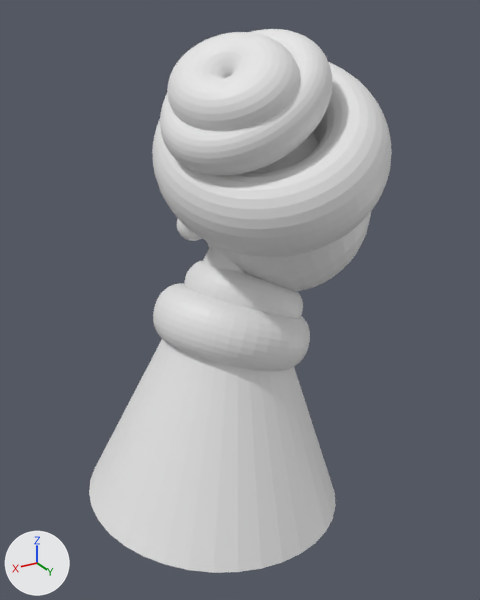
The Blender file project.blend as it was, and as the next commit left it.
Rendered twice from a 50 mm lens placed at (3.75, 6.17, 2.32), pointed at (0.18, 0.21, -0.66). Lighting does not change. The marker at lower left points along +X, +Y and +Z.
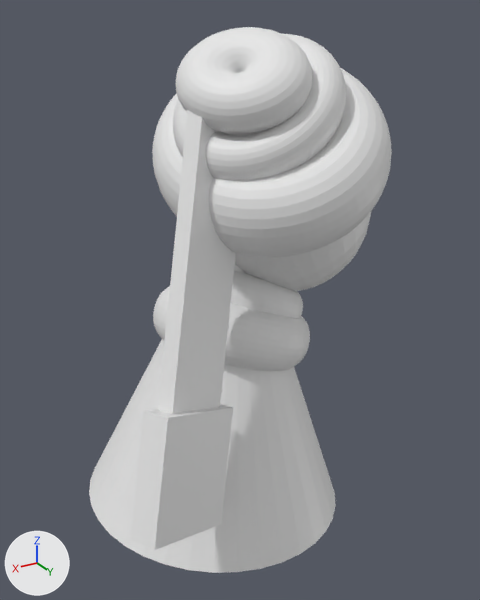
What changed in the scene script:
```text
Change ob_torus_001:
    ob_torus_001.location: (0.29, 0.48, 1.56) -> (0.15, 0.51, 1.48)
    ob_torus_001.rotation_euler: (-0.356, 0.571, -0.115) -> (-0.532, 0.558, -0.202)  # degrees (-20, 33, -6.6) -> degrees (-30, 32, -12)
Change ob_torus_003:
    ob_torus_003.location: (0.48, 0.58, 1.72) -> (0.37, 0.58, 1.76)
    ob_torus_003.rotation_euler: (-0.113, 0.695, 0.302) -> (-0.113, 0.695, 0.446)  # degrees (-6.5, 40, 17) -> degrees (-6.5, 40, 26)
Add ob_cube_002:
    ob_cube_002 = bpy.data.objects.new('Cube.002', me_cube.copy())  # the mesh of ob_cube
    ob_cube_002.location = (1.49, 1.34, -1.76)
    ob_cube_002.rotation_euler = (0.148, -0.356, 0.349)  # degrees (8.5, -20, 20)
    ob_cube_002.scale = (0.489, 0.154, 0.604)
Add ob_cube_001:
    ob_cube_001 = bpy.data.objects.new('Cube.001', me_cube.copy())  # the mesh of ob_cube
    ob_cube_001.location = (1.06, 0.92, -0.36)
    ob_cube_001.rotation_euler = (0.148, -0.356, 0.349)  # degrees (8.5, -20, 20)
    ob_cube_001.scale = (0.357, 0.0928, 1.91)
```

Changed parts and their boxes [x1, y1, x2, y2] in the pictures (480 x 600 px):
'Cube.001', added
    after: [158, 110, 248, 414]
'Torus.001', moved, turned
    before: [160, 29, 332, 176]
    after: [173, 34, 346, 181]
'Torus.003', moved, turned
    before: [167, 32, 300, 131]
    after: [176, 27, 312, 134]
'Cube.002', added
    after: [131, 404, 233, 550]
